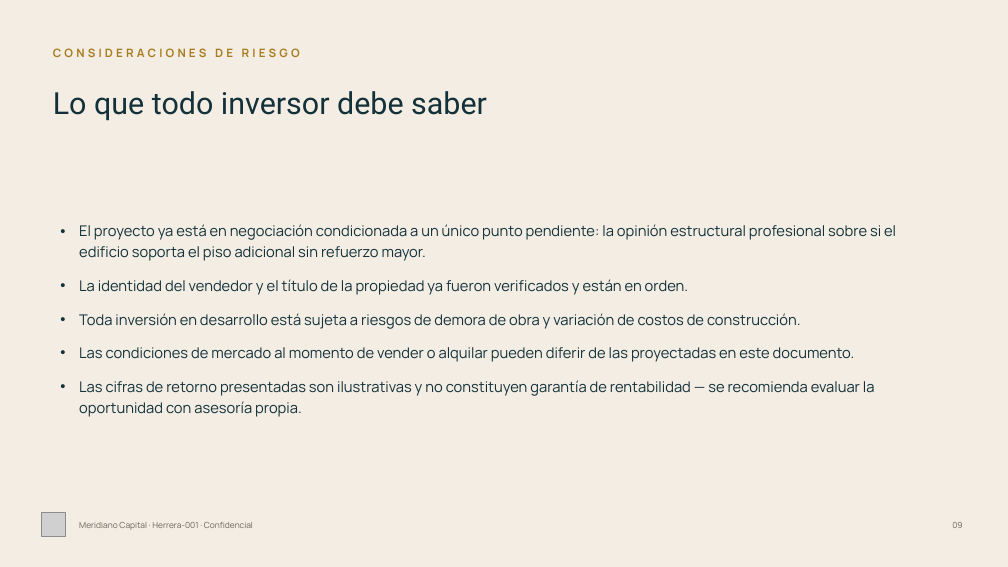
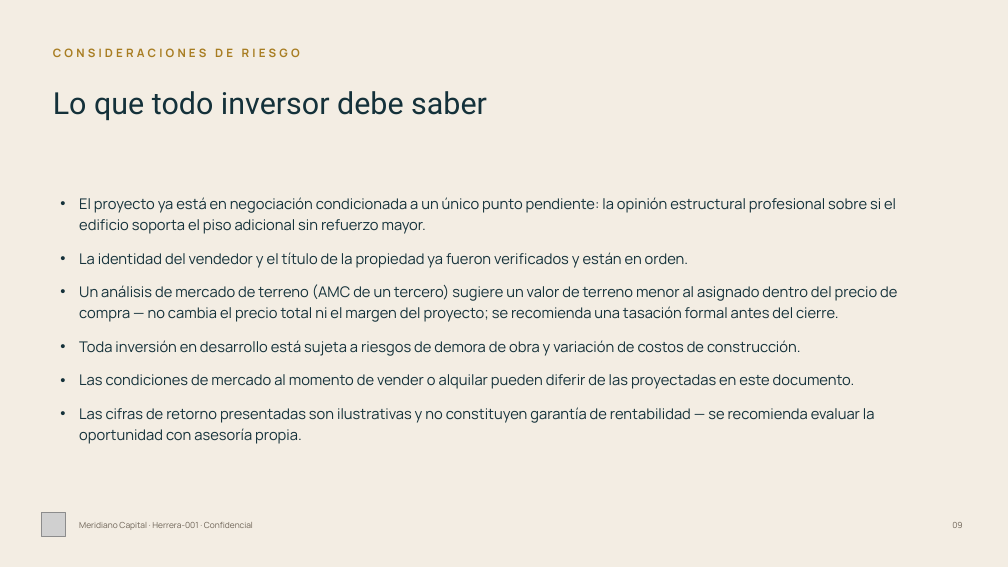
Before and after one commit to juanjosecastillo608/Meridiano-Capital, a slide deck: slide 9 of contracts/cases/HERRERA-001/entregables/HERRERA-001_Presentacion_Inversores.pptx. Drawn at 1008x567 pixels with LibreOffice and Linux fonts; fonts in the diff are those of the drawing; grey boxes stand for pictures. Boxes give left, top, right and bottom in pixels: in the first picture for what was removed or moved away, otherwise in the second. Text is boxed around its words. In the diff, an @@ line names an element or a change of style, - is before the commit and + after.

```diff
--- a/contracts/cases/HERRERA-001/entregables/HERRERA-001_Presentacion_Inversores.pptx
+++ b/contracts/cases/HERRERA-001/entregables/HERRERA-001_Presentacion_Inversores.pptx
@@ text at (79, 284, 897, 322): paragraph added @@
+• Un análisis de mercado de terreno (AMC de un tercero) sugiere un valor de terreno menor al asignado dentro del precio de compra — no cambia el precio total ni el margen del proyecto; se recomienda una tasación formal antes del cierre.
```
Also in this commit, not shown: 12 other files.
